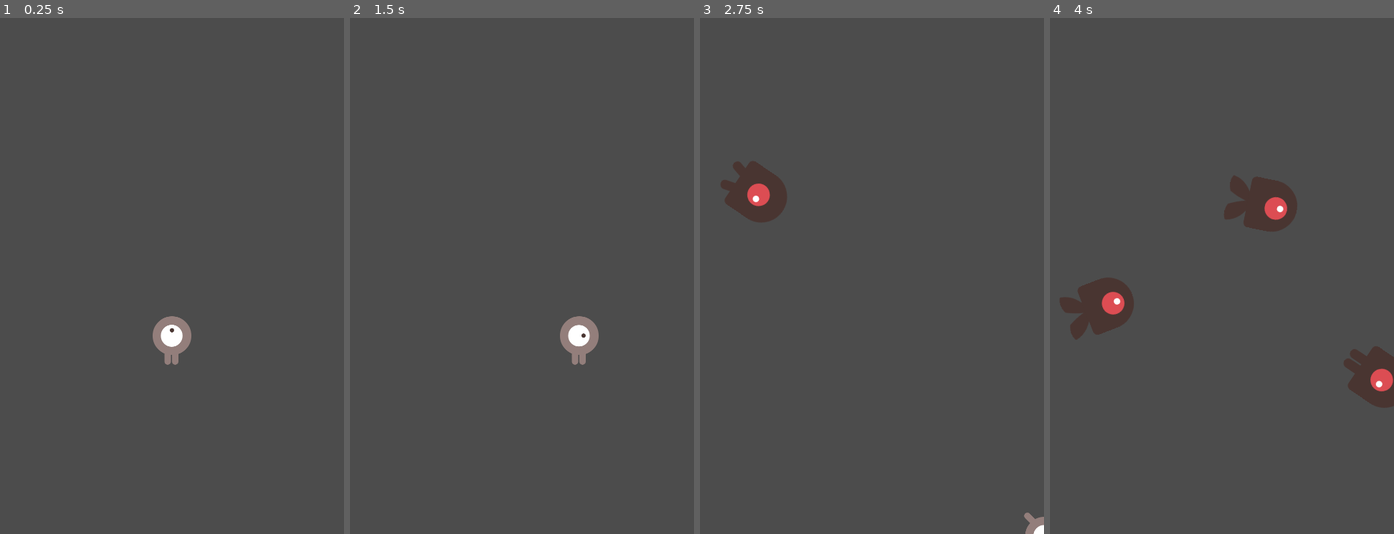
Above: before the commit, frames 1-4 (left to right).
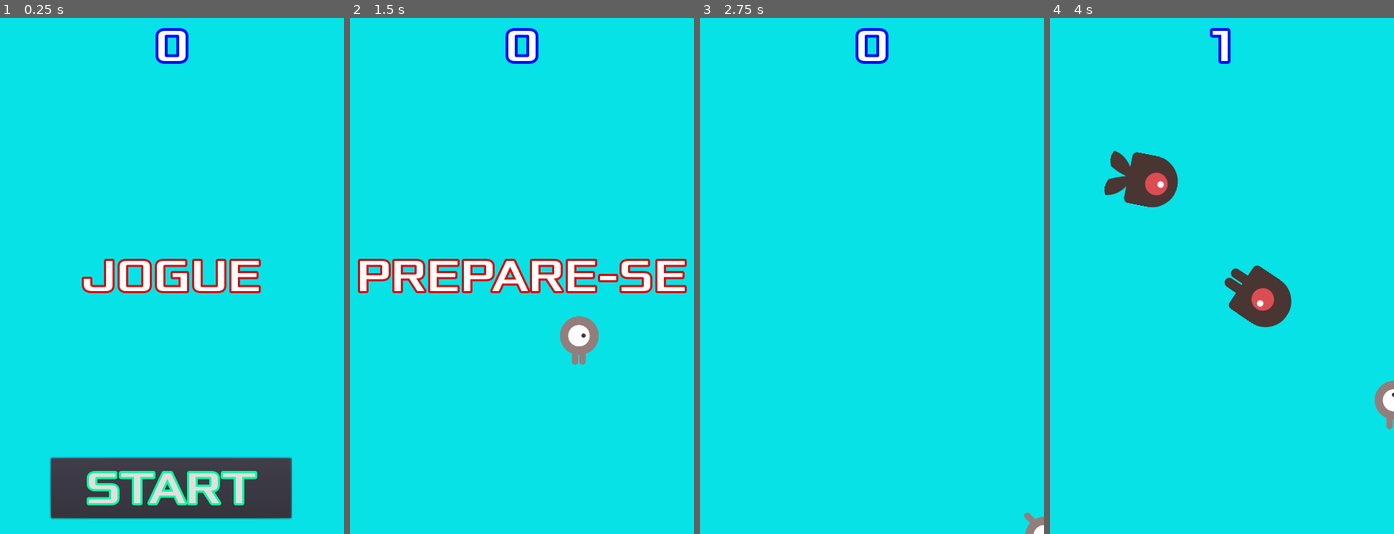
Above: after the commit, the same moments.

Repository: LeaoLuciano/GamedevHiroshi
Game: Godot game, scene res://Main.tscn
Same seed, same stepped clock (60 frames per second), same inputs: the game is played once before the commit and once after it.
Inputs (mouse positions are in pixels of both pictures, inside the frame that each line leads up to):
- Up to frame 1 (0.25 s): no input
- Up to frame 2 (1.5 s): click (522, 487) at 0.5 s, where only the run after the commit has a clickable "START"; tap Enter at 1.25 s; hold Right (ui_right) from 1.28 s (still down)
- Up to frame 3 (2.75 s): release Right (ui_right) at 2.03 s; hold Down (ui_down) from 2.03 s (still down)
- Up to frame 4 (4 s): release Down (ui_down) at 2.78 s; hold Right (ui_right) 2.78-3.53 s; hold Up (ui_up) from 3.53 s (still down)

The runs differ from the first frame. In frame 1, 94% of the frame differs, in the area x 0-100%, y 0-100%; in frame 2, 99%; in frame 3, 100%; in frame 4, 100%.

Commit message:
Tutorial

Diff:
--- /dev/null
+++ b/Tutoriais/luciano_1/HUD.gd
@@ -0,0 +1,32 @@
+extends CanvasLayer
+
+signal start_game
+
+func _ready():
+	pass
+
+func show_message(text):
+	$MessageLabel.text = text
+	$MessageLabel.show()
+	$MessageTimer.start()
+
+func show_game_over():
+	show_message("GAME OVER")
+	yield($MessageTimer, "timeout")
+	show_message("JOGUE")
+	yield(get_tree().create_timer(1), 'timeout')
+	$StartButton.show()
+
+func update_score(score):
+	$ScoreLabel.text = str(score)
+
+
+
+func _on_MessageTimer_timeout():
+	$MessageLabel.hide()
+
+
+func _on_StartButton_pressed():
+	$StartButton.hide()
+	$MessageLabel.hide()
+	emit_signal("start_game")
--- /dev/null
+++ b/Tutoriais/luciano_1/HUD.tscn
@@ -0,0 +1,68 @@
+[gd_scene load_steps=8 format=2]
+
+[ext_resource path="res://HUD.gd" type="Script" id=1]
+[ext_resource path="res://fonts/Xolonium-Regular.ttf" type="DynamicFontData" id=2]
+
+[sub_resource type="DynamicFont" id=1]
+size = 64
+outline_size = 4
+outline_color = Color( 0, 0.0627451, 1, 1 )
+font_data = ExtResource( 2 )
+
+[sub_resource type="DynamicFont" id=2]
+size = 64
+outline_size = 3
+outline_color = Color( 0.843137, 0.0509804, 0.0509804, 1 )
+font_data = ExtResource( 2 )
+
+[sub_resource type="DynamicFont" id=3]
+size = 64
+outline_size = 3
+outline_color = Color( 0, 1, 0.623529, 1 )
+use_filter = true
+font_data = ExtResource( 2 )
+
+[sub_resource type="InputEventAction" id=4]
+action = "ui_select"
+
+[sub_resource type="ShortCut" id=5]
+shortcut = SubResource( 4 )
+
+[node name="HUD" type="CanvasLayer"]
+script = ExtResource( 1 )
+
+[node name="ScoreLabel" type="Label" parent="."]
+anchor_right = 1.0
+margin_bottom = 78.0
+custom_fonts/font = SubResource( 1 )
+text = "0"
+align = 1
+
+[node name="MessageLabel" type="Label" parent="."]
+anchor_top = 0.5
+anchor_right = 1.0
+anchor_bottom = 0.5
+margin_top = -39.0
+margin_bottom = 39.0
+custom_fonts/font = SubResource( 2 )
+text = "JOGUE"
+align = 1
+
+[node name="StartButton" type="Button" parent="."]
+anchor_left = 0.5
+anchor_top = 1.0
+anchor_right = 0.5
+anchor_bottom = 1.0
+margin_left = -169.315
+margin_top = -105.579
+margin_right = 166.185
+margin_bottom = -21.579
+custom_fonts/font = SubResource( 3 )
+shortcut = SubResource( 5 )
+text = "START"
+
+[node name="MessageTimer" type="Timer" parent="."]
+wait_time = 2.0
+one_shot = true
+[connection signal="pressed" from="StartButton" to="." method="_on_StartButton_pressed"]
+[connection signal="timeout" from="MessageTimer" to="." method="_on_MessageTimer_timeout"]
--- a/Tutoriais/luciano_1/Main.gd
+++ b/Tutoriais/luciano_1/Main.gd
@@ -6,16 +6,22 @@
 
 func _ready():
 	randomize()
-	new_game()
 
 func game_over():
+	$Music.stop()
+	$DeathSound.play()
 	$ScoreTimer.stop()
 	$MobTimer.stop()
+	$HUD.show_game_over()
 
 func new_game():
+	$Music.play()
 	pontuacao = 0
 	$Player.start($StartPosition.position)
 	$StartTimer.start()
+
+	$HUD.update_score(pontuacao)
+	$HUD.show_message("PREPARE-SE")
 
 
 func _on_StartTimer_timeout():
@@ -24,6 +30,7 @@
 
 func _on_ScoreTimer_timeout():
 	pontuacao += 1
+	$HUD.update_score(pontuacao)
 
 
 func _on_MobTimer_timeout():
@@ -41,3 +48,8 @@
 
 	mob.linear_velocity = Vector2(rand_range(mob.rapidez_min, mob.rapidez_max), 0)
 	mob.linear_velocity = mob.linear_velocity.rotated(direcao)
+
+	$HUD.connect("start_game", mob, "_on_start_game")
+
+func _on_HUD_start_game():
+	new_game()
--- a/Tutoriais/luciano_1/Main.tscn
+++ b/Tutoriais/luciano_1/Main.tscn
@@ -1,8 +1,11 @@
-[gd_scene load_steps=5 format=2]
+[gd_scene load_steps=8 format=2]
 
 [ext_resource path="res://Main.gd" type="Script" id=1]
 [ext_resource path="res://Mob.tscn" type="PackedScene" id=2]
 [ext_resource path="res://Player.tscn" type="PackedScene" id=3]
+[ext_resource path="res://HUD.tscn" type="PackedScene" id=4]
+[ext_resource path="res://art/House In a Forest Loop.ogg" type="AudioStream" id=5]
+[ext_resource path="res://art/gameover.wav" type="AudioStream" id=6]
 
 [sub_resource type="Curve2D" id=1]
 _data = {
@@ -12,6 +15,13 @@
 [node name="Main" type="Node2D"]
 script = ExtResource( 1 )
 Mob = ExtResource( 2 )
+
+[node name="ColorRect" type="ColorRect" parent="."]
+margin_left = -81.0
+margin_top = -90.0
+margin_right = 569.0
+margin_bottom = 797.0
+color = Color( 0.0313726, 0.890196, 0.909804, 1 )
 
 [node name="Player" parent="." instance=ExtResource( 3 )]
 
@@ -33,7 +43,16 @@
 [node name="MobSpawnLocation" type="PathFollow2D" parent="MobPath"]
 position = Vector2( 0.447906, -0.381943 )
 rotation = 0.0797618
+
+[node name="HUD" parent="." instance=ExtResource( 4 )]
+
+[node name="Music" type="AudioStreamPlayer" parent="."]
+stream = ExtResource( 5 )
+
+[node name="DeathSound" type="AudioStreamPlayer" parent="."]
+stream = ExtResource( 6 )
 [connection signal="colidiu" from="Player" to="." method="game_over"]
 [connection signal="timeout" from="MobTimer" to="." method="_on_MobTimer_timeout"]
 [connection signal="timeout" from="ScoreTimer" to="." method="_on_ScoreTimer_timeout"]
 [connection signal="timeout" from="StartTimer" to="." method="_on_StartTimer_timeout"]
+[connection signal="start_game" from="HUD" to="." method="_on_HUD_start_game"]
--- a/Tutoriais/luciano_1/Mob.gd
+++ b/Tutoriais/luciano_1/Mob.gd
@@ -12,3 +12,6 @@
 
 func _on_VisibilityNotifier2D_screen_exited():
 	queue_free()
+
+func _on_start_game():
+	queue_free()
--- a/Tutoriais/luciano_1/Player.gd
+++ b/Tutoriais/luciano_1/Player.gd
@@ -11,6 +11,7 @@
 
 func _process(delta):
 	var velocidade  = Vector2()
+	#self.transform.rotated(0)
 	if Input.is_action_pressed("ui_right"):
 		velocidade.x += 1
 	if Input.is_action_pressed("ui_left"):
@@ -30,16 +31,19 @@
 	position.y = clamp(position.y, 0, tamanho_janela.y)
 
 	if velocidade.x != 0:
-		$AnimatedSprite.animation = "right"
 		$AnimatedSprite.flip_v = velocidade.y > 0
 		$AnimatedSprite.flip_h = velocidade.x < 0
 		if velocidade.y != 0:
 			$AnimatedSprite.animation = "up"
-			self.rotate(PI/4 * (1 if velocidade.x > 0 else -1) )
+			self.rotation_degrees = 45 * (1 if velocidade.x > 0 else -1) * (1 if velocidade.y < 0 else -1)
+		else:
+			self.rotation_degrees = 0
+			$AnimatedSprite.animation = "right"
 
 	elif velocidade.y != 0:
 		$AnimatedSprite.animation = "up"
 		$AnimatedSprite.flip_v = velocidade.y > 0
+		self.rotation_degrees = 0
 
 
 
